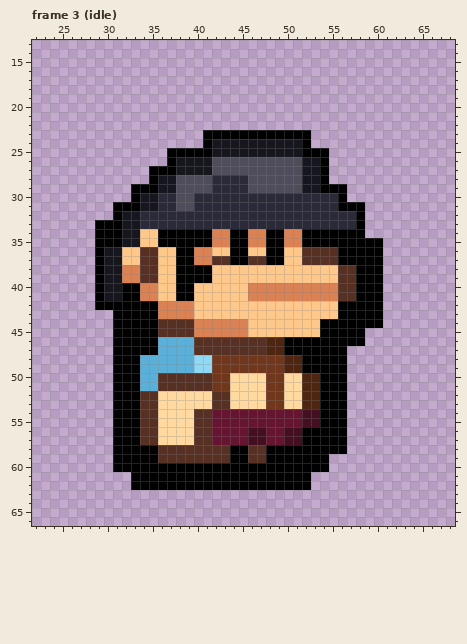
File history of a pixel-art file, assets/characters/hooshang_child/aseprite/young_hooshang_movement.aseprite. Above: the version before the commit.
88x88 pixels, 63 frames. Shown: frame 3 (idle): x 22..68, y 13..66. The commit also changed other frames, which this record leaves out.
Once edited:
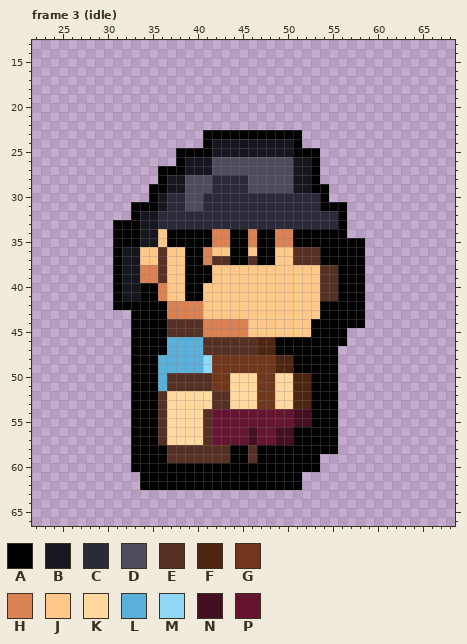
Palette (. is transparent): A #000000  B #16161e  C #2b2a38  D #4f4d5c  E #573024  F #4d2511  G #70371c  H #da8254  J #ffc88b  K #ffd9a0  L #5bb0da  M #91d8f5  N #440f21  P #661531
From old to new:
Changed rows in their new state; - is an unchanged pixel.
Frame 3 (idle):
first column x 29:
23 -----------------------.--------
24 ----------------------A.--------
25 --------.-------------A--.------
26 --------.A------------B-A.------
27 ------.--A------------B-A.------
28 ------.A-B------------B-A.------
29 ----..-A-B------------B-A-..----
30 ----..AB-C-D-------------A..----
31 --..-AAB-C-D-------------AA-..--
32 --..ABB--------------------A..--
33 ..-AABB--------------------A..--
34 ..-AABBJ----------A-H-A-----..--
35 ..-AABBJ----------A-H-A-------..
36 ..ABBJJE-J-A------A-J-E--AA---..
37 ..ABBJJE-J-A------A-J-E--AA---..
38 ..ABBHHE-J---------------EEAA-..
39 ..ABBHHE-J---------------EEAA-..
40 ..ABBAAH-J-A-----JJJJJJJJEEAA-..
41 ..ABBAAH-J-A-----JJJJJJJJEEAA-..
42 ..-----A---H-------------AA---..
43 --..---A---H-------------AA---..
44 --..---A---E------------A-----..
45 --..---A---E------------A---..--
46 --..---A---L------F-A-------..--
47 --..---A---L------F-A------.----
48 --..-AA----L--------F-A----.----
49 --..-AA----L--------F-A----.----
50 --..-AAL----------G-K-F-A--.----
51 --..-AAL----------G-K-F-A--.----
52 --..-AAE----------G-K-F-A--.----
53 --..-AAE----------G-K-F-A--.----
54 --..-AAE---K----------N-A--.----
55 --..-AAE---K----------N-A--.----
56 --..-AAE---K------P-N-A----.----
57 --..-AAE---K------P-N-A----.----
58 --..---A----------A--------.----
59 --..---A----------A------.------
60 --..---------------------.------
61 ----.------------------.--------
62 ----.------------------.--------
Changed places in both pictures, as pixel boxes (x1, y1, x2, y2):
changed: (248, 130, 383, 490)
changed: (95, 148, 203, 490)
